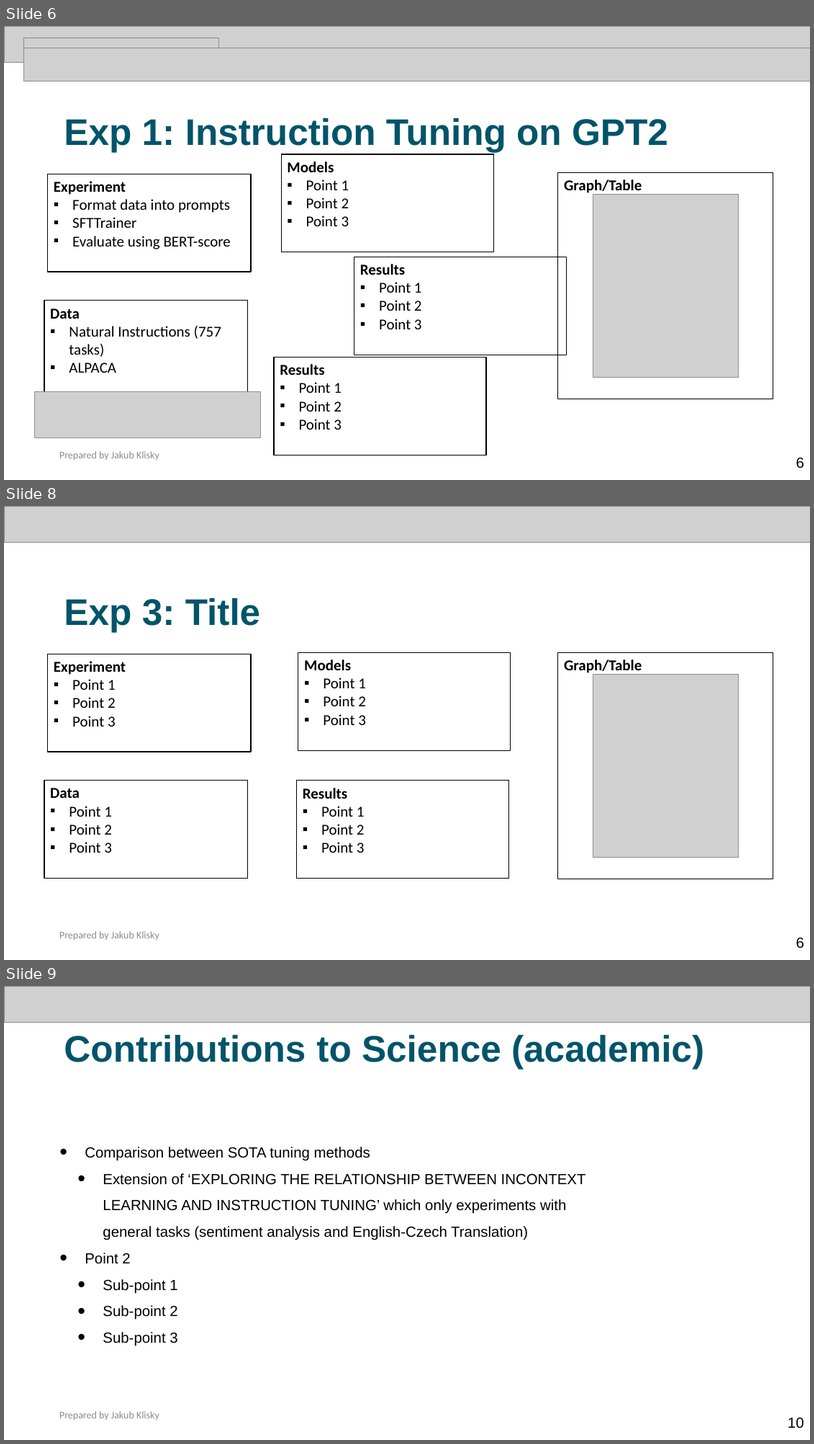
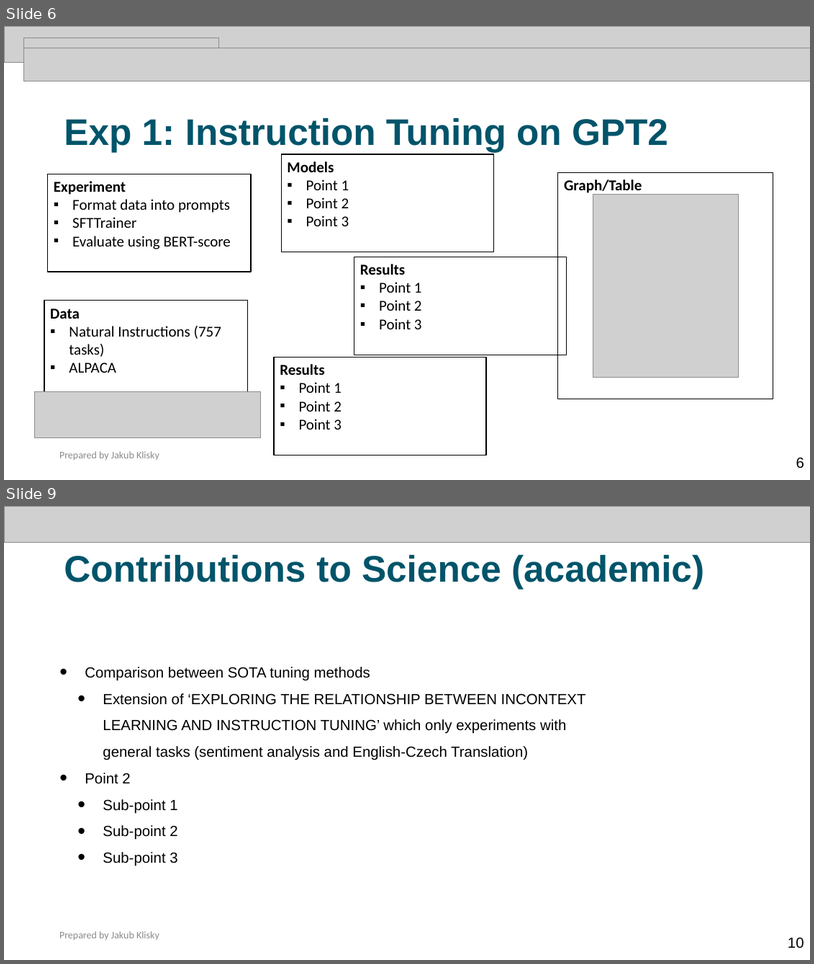
Before and after one commit to Zaki171/COMP0087-Group, a slide deck: report/nlp_ppt.pptx. Shown one above the other, each under a label of ours: slides 6, 8 and 9 before the commit, slides 6 and 9 after it; the slides between them are not shown. The pictures are 814x1444 and 814x964 pixels, drawn with LibreOffice and Linux fonts; fonts in the diff are those of the drawing; grey boxes stand for pictures. Boxes give left, top, right and bottom in pixels: in the first picture for what was removed or moved away, otherwise in the second. Text is boxed around its words. In the diff, an @@ line names an element or a change of style, - is before the commit and + after.

```diff
--- a/report/nlp_ppt.pptx
+++ b/report/nlp_ppt.pptx
@@ slide 8 removed at [4, 506, 810, 960], background #FFFFFF; not listed: 1 template element that a slide beside it also shows @@
@@ picture removed at [4, 506, 810, 542] @@
@@ title removed at [64, 597, 260, 632] @@
-Exp 3: Title
@@ rectangle removed at [47, 654, 251, 752] @@
-Experiment
-▪ Point 1
-▪ Point 2
-▪ Point 3
@@ rectangle removed at [298, 652, 511, 750] @@
-Models
-▪ Point 1
-▪ Point 2
-▪ Point 3
@@ rectangle removed at [558, 652, 774, 879] @@
-Graph/Table
@@ picture removed at [593, 674, 738, 857] @@
@@ rectangle removed at [44, 780, 248, 878] @@
-Data
-▪ Point 1
-▪ Point 2
-▪ Point 3
@@ rectangle removed at [297, 780, 509, 878] @@
-Results
-▪ Point 1
-▪ Point 2
-▪ Point 3
@@ text removed at [797, 937, 805, 948] @@
-6
```
Also in this commit, not shown: 1 slide changed, 1 slide added, 19 other files.
